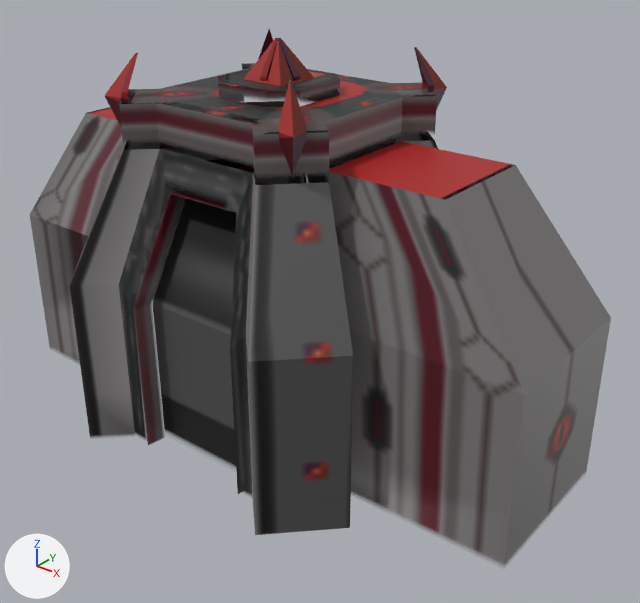
The FBX model Assets/3DAssets/B_Barrack.fbx as it was, and as the next commit left it.
Before and after are seen from a 50 mm lens placed at (1.001, -1.14, 0.972), pointed at (0.084, 0.006, 0.261). Every picture has the same lights, and +X, +Y and +Z are marked at lower left. Where no turn or scale is listed for an object, it has been applied to the vertices. Vertices at the same position are counted once.

The first picture shows 'B_Barrack'.
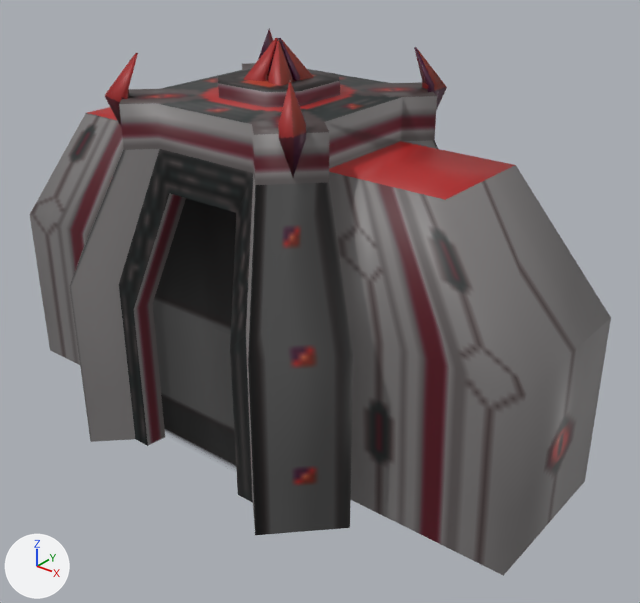
Patch to the scene script:
```diff
--- a/Assets/3DAssets/B_Barrack.fbx.py
+++ b/Assets/3DAssets/B_Barrack.fbx.py
@@ me_cylinder_018 @@
 # used by ob_b_barrack; location = (0.0, 0.0, 0.0)
-me_cylinder_018.from_pydata(...)  # 264 vertices, 227 faces; spans x -0.569..0.569, y -0.32..0.32, z -0.005..0.723
+me_cylinder_018.from_pydata(...)  # 296 vertices, 255 faces; spans x -0.569..0.569, y -0.32..0.32, z -0.005..0.723
+# me_cylinder_018 part 1
+# 15 faces are deleted
+# 8 vertices are added at x -0.326..0.326, y -0.105..0.105, z 0.557
+# 12 new vertices lie (0.103, 0.0, 0.0) away from vertices in x -0.569..0.26, y -0.15..0.15, z 0.0..0.324
+# 12 new vertices lie (-0.103, 0.0, 0.0) away from vertices in x -0.26..0.569, y -0.15..0.15, z 0.0..0.324
+# 43 new faces join them
+# me_cylinder_018 part 2: 30 kept faces spanning x -0.32..0.32, y -0.32..0.32, z 0.0..0.632 get new texture (UV) coordinates
+# me_cylinder_018 part 3: the surface is now shaded smooth
 me_cylinder_018.materials.append(mat_b_barrack_texture)
```

What differs and where, as boxes (x1, y1, x2, y2) in the pictures (640 x 603 px):
'B_Barrack', reshaped
    before: (30, 29, 611, 567)
    after: (30, 29, 611, 576)
part 1 of me_cylinder_018, built on
    before: (30, 108, 525, 567)
    after: (30, 107, 525, 576)
part 2 of me_cylinder_018, surface changed (grey to black)
    both: (131, 63, 435, 535)
